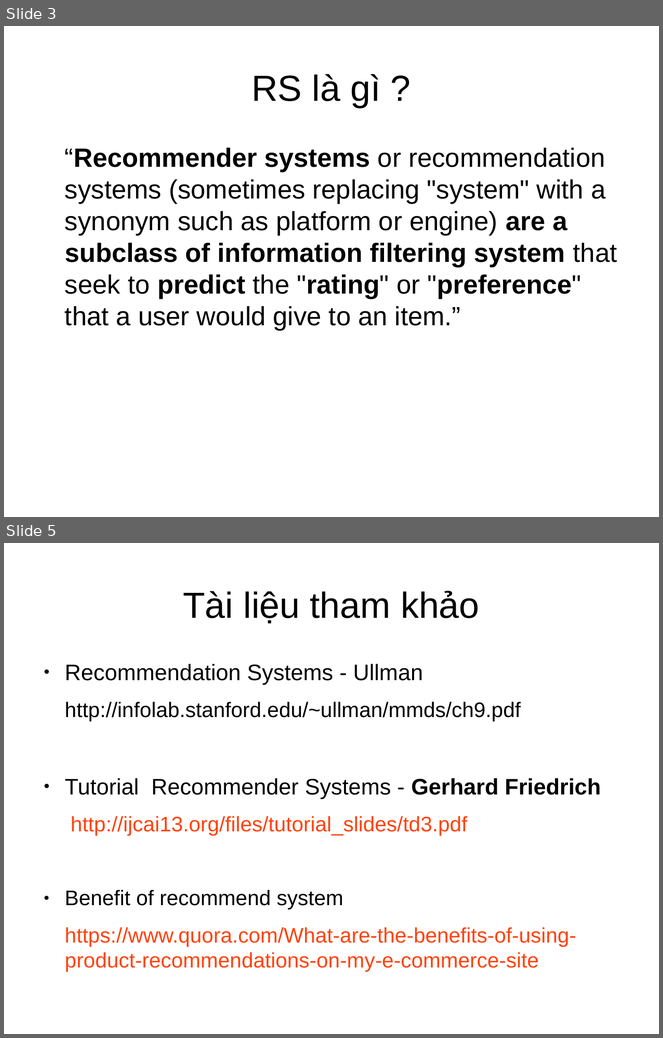
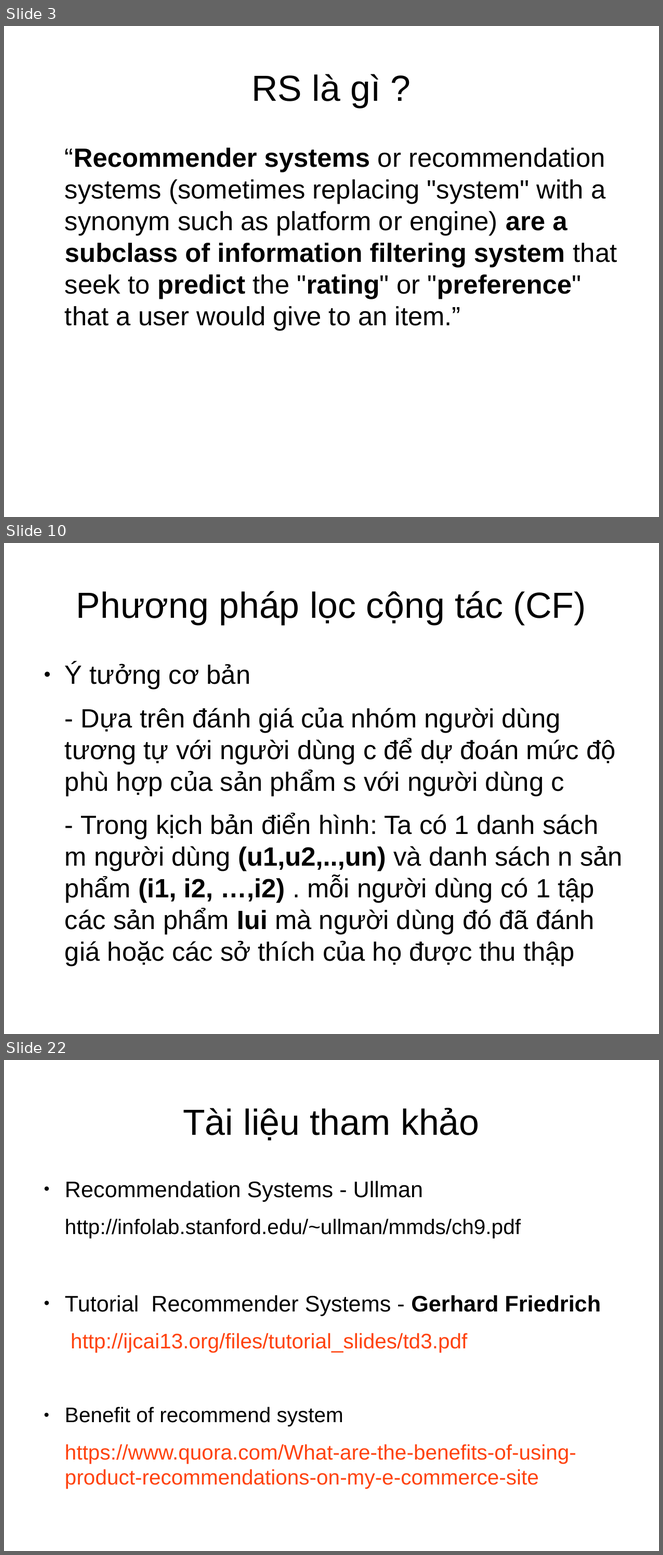
Before and after one commit to dungyeutrang/document, a slide deck: RS.odp. Shown one above the other, each under a label of ours: slides 3 and 5 before the commit, slides 3, 10 and 22 after it; the slides between them are not shown. The pictures are 663x1038 and 663x1555 pixels, drawn with LibreOffice and Linux fonts; fonts in the diff are those of the drawing. Boxes give left, top, right and bottom in pixels: in the first picture for what was removed or moved away, otherwise in the second. Text is boxed around its words. In the diff, an @@ line names an element or a change of style, - is before the commit and + after.

```diff
--- a/RS.odp
+++ b/RS.odp
@@ slide 10 added at [4, 543, 659, 1034], background #FFFFFF @@
@@ title added at [76, 591, 586, 625], 44 pt, text #000000 @@
+Phương pháp lọc cộng tác (CF)
@@ text added at [65, 663, 623, 967], 32 pt, text #000000 @@
+● Ý tưởng cơ bản
+- Dựa trên đánh giá của nhóm người dùng tương tự với người dùng c để dự đoán mức độ phù hợp của sản phẩm s với người dùng c
+- Trong kịch bản điển hình: Ta có 1 danh sách m người dùng (u1,u2,..,un) và danh sách n sản phẩm (i1, i2, …,i2) . mỗi người dùng có 1 tập các sản phẩm Iui mà người dùng đó đã đánh giá hoặc các sở thích của họ được thu thập
@@ what was slide 5 is now slide 22 @@
```
Also in this commit, not shown: 1 slide changed, 17 other slides added, 1 slide removed, 1 other file.
